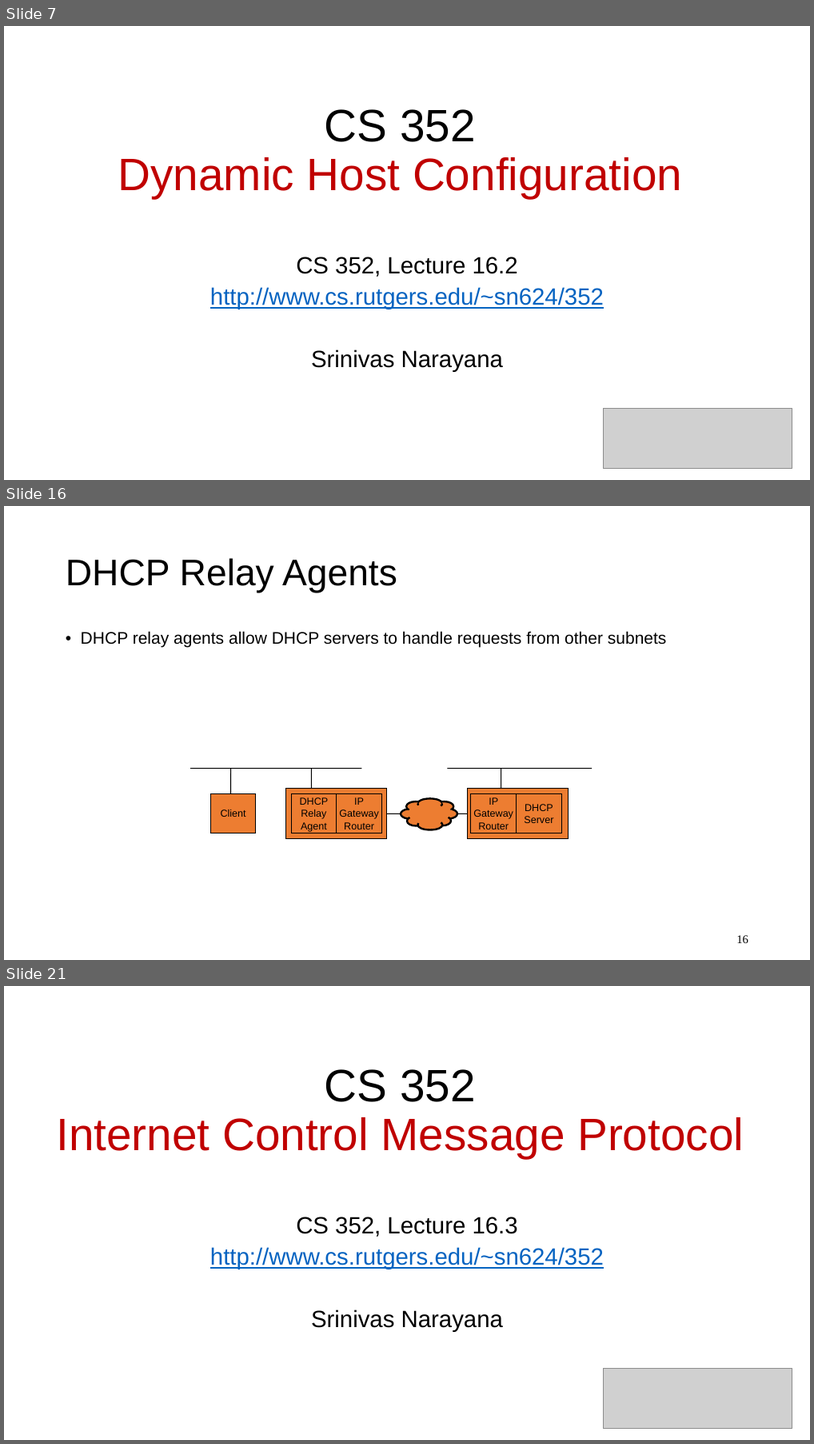
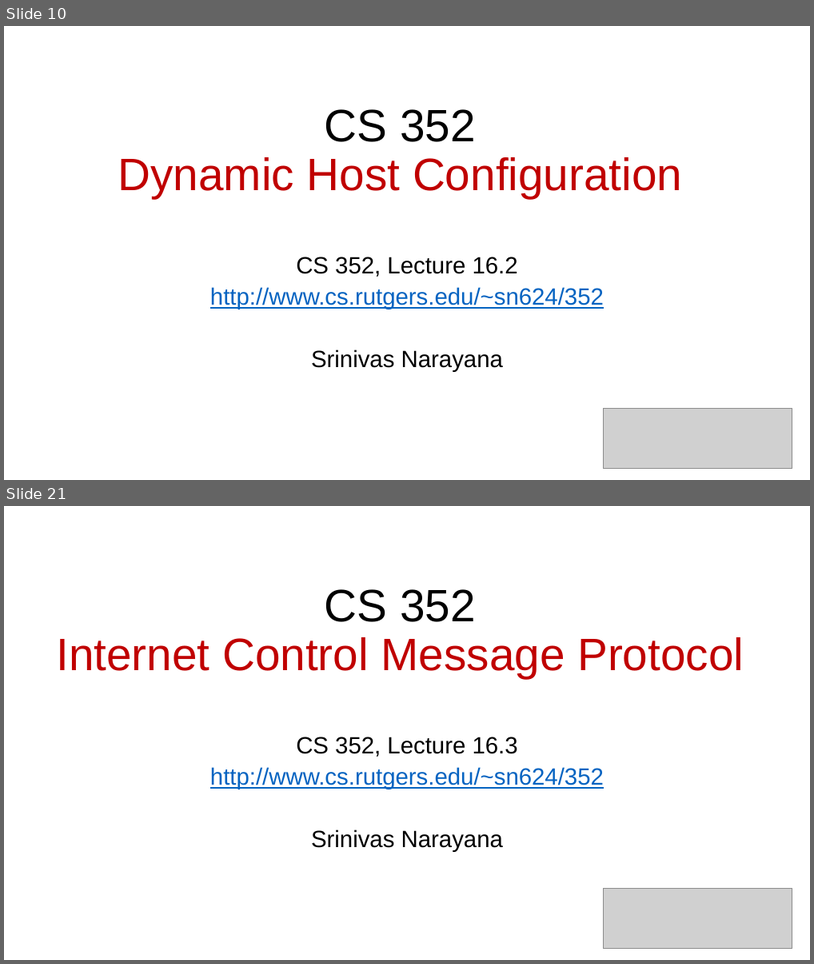
Before and after one commit to ngsrinivas/coursegen, a slide deck: ex/352-S21/staging/352-S21/lectures/network-protocols-1.pptx. Shown one above the other, each under a label of ours: slides 7, 16 and 21 before the commit, slides 10 and 21 after it; the slides between them are not shown. The pictures are 814x1444 and 814x964 pixels, drawn with LibreOffice and Linux fonts; fonts in the diff are those of the drawing; grey boxes stand for pictures. Boxes give left, top, right and bottom in pixels: in the first picture for what was removed or moved away, otherwise in the second. Text is boxed around its words. In the diff, an @@ line names an element or a change of style, - is before the commit and + after.

```diff
--- a/ex/352-S21/staging/352-S21/lectures/network-protocols-1.pptx
+++ b/ex/352-S21/staging/352-S21/lectures/network-protocols-1.pptx
@@ slide 16 removed at <box>4,506,810,960</box>, background #FFFFFF @@
@@ title removed at <box>66,558,398,593</box> @@
-DHCP Relay Agents
@@ text removed at <box>81,631,667,648</box> @@
-• DHCP relay agents allow DHCP servers to handle requests from other subnets
@@ line removed from (190, 768) to (362, 768) @@
@@ line removed from (231, 793) to (231, 768) @@
@@ line removed from (311, 788) to (311, 768) @@
@@ line removed from (447, 768) to (592, 768) @@
@@ line removed from (502, 788) to (502, 768) @@
@@ rectangle removed at <box>211,793,256,833</box> @@
-Client
@@ rectangle removed at <box>286,788,387,839</box> @@
@@ rectangle removed at <box>291,793,337,833</box> @@
-DHCP
-Relay
-Agent
@@ rectangle removed at <box>337,793,382,833</box> @@
-IP
-Gateway
-Router
@@ rectangle removed at <box>468,788,569,839</box> @@
@@ rectangle removed at <box>471,793,516,833</box> @@
-IP
-Gateway
-Router
@@ rectangle removed at <box>516,793,562,833</box> @@
-DHCP
-Server
@@ line removed from (387, 813) to (468, 813) @@
@@ group removed at <box>401,798,458,830</box>: 8 freeform shapes, 1 ellipse @@
@@ page number removed at <box>737,935,749,943</box> @@
-16
@@ what was slide 7 is now slide 10 @@
```
Also in this commit, not shown: 17 slides changed, 9 slides added, 8 other slides removed, 1 other file.
